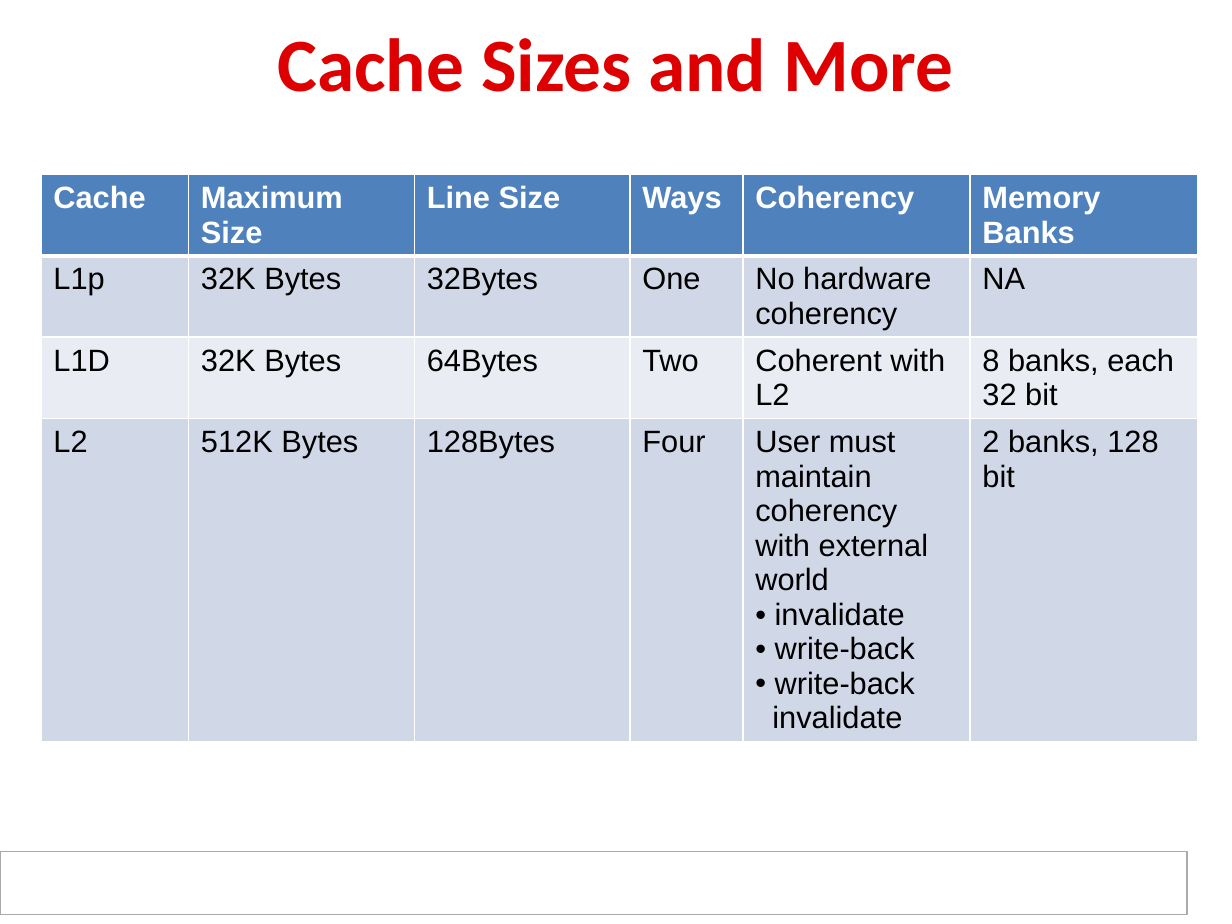
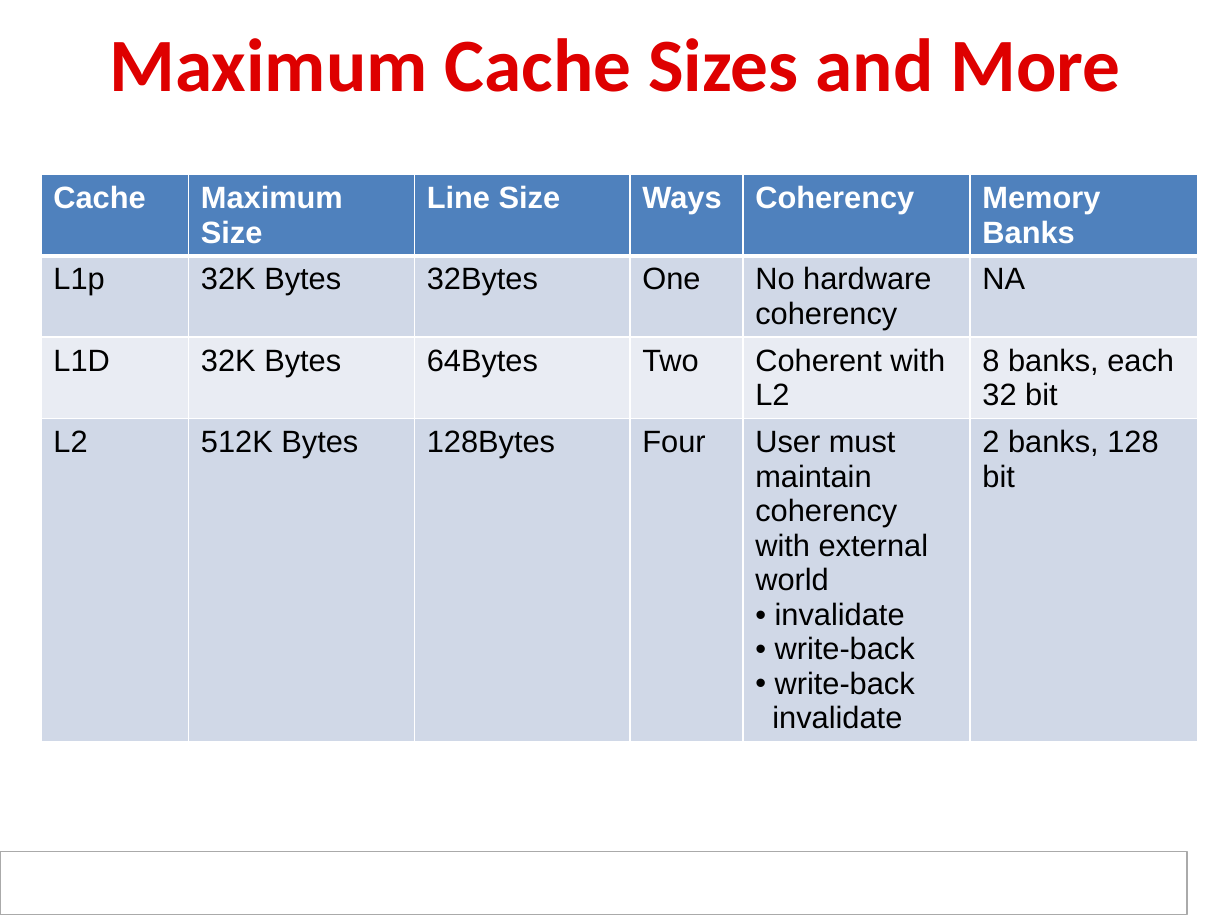
Before and after one commit to hari1989/keystone-workshop, a slide deck: slide 69 of slides/KeyStone Optimization.pptx (slide 63 before the commit). Drawn at 1232x924 pixels with LibreOffice and Linux fonts; fonts in the diff are those of the drawing; background and template pictures are left out. Boxes give left, top, right and bottom in pixels: in the first picture for what was removed or moved away, otherwise in the second. Text is boxed around its words. In the diff, an @@ line names an element or a change of style, - is before the commit and + after.

```diff
--- a/slides/KeyStone Optimization.pptx
+++ b/slides/KeyStone Optimization.pptx
@@ title at <box>110,38,1121,92</box>: text changed @@
-Cache Sizes and More
+Maximum Cache Sizes and More
```
Also in this commit, not shown: 20 other slides changed, 12 slides added, 6 slides removed, 2 other files.
